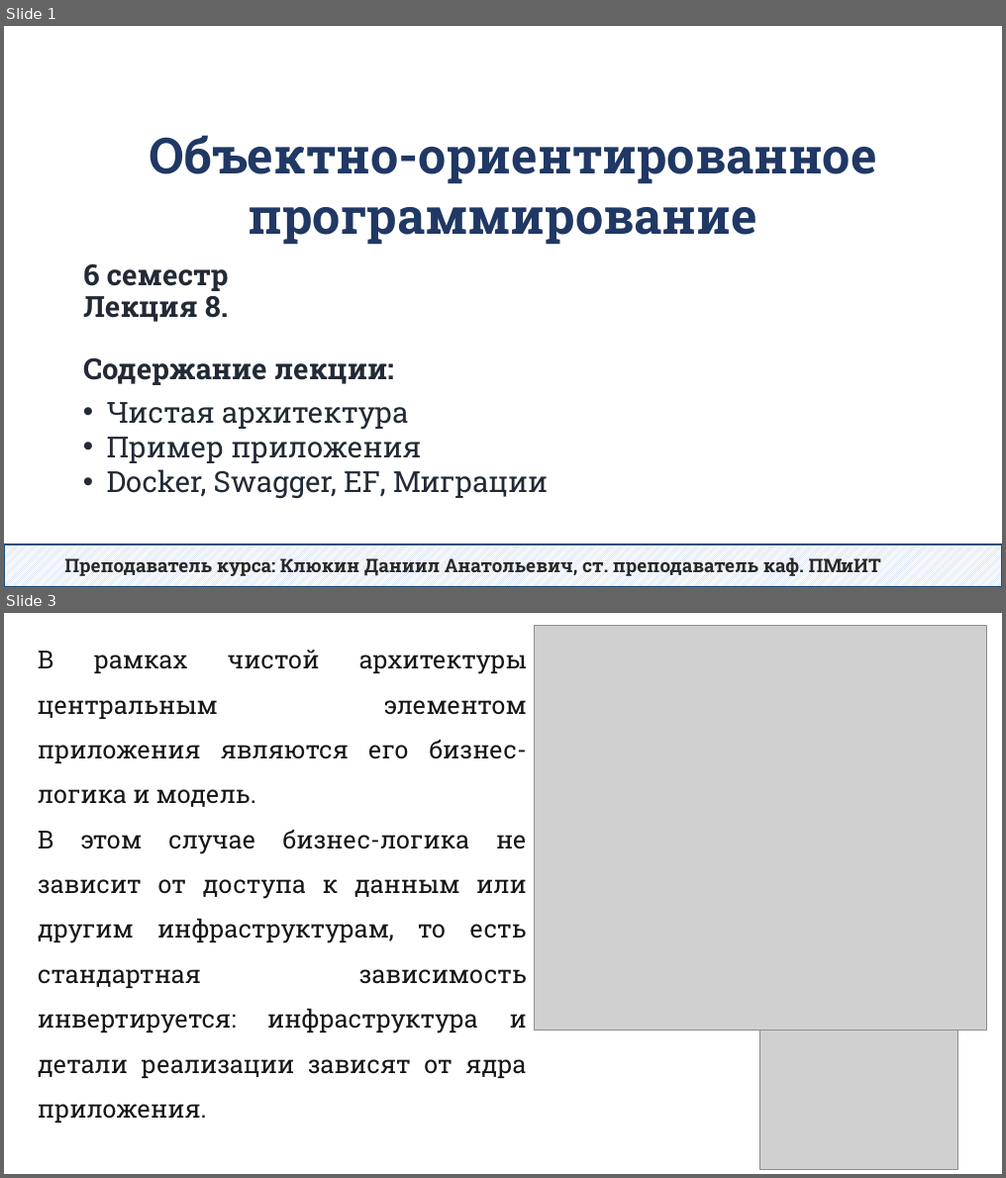
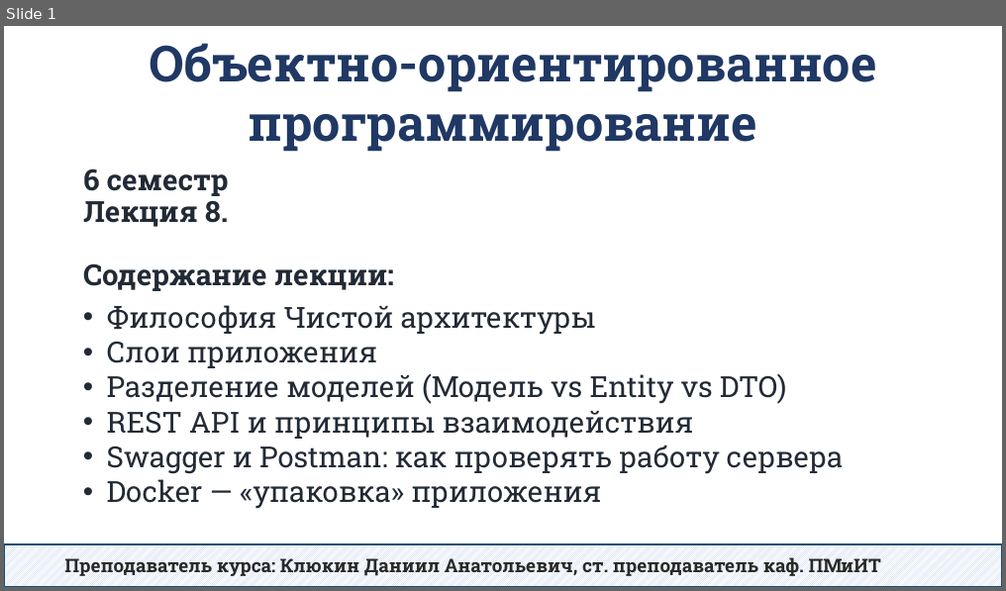
Before and after one commit to DaniilKlyukin/OOP-6, a slide deck: Лекции/ООП 2 лек 8.pptx. Shown one above the other, each under a label of ours: slides 1 and 3 before the commit, slide 1 after it; the slides between them are not shown. The pictures are 1006x1178 and 1006x591 pixels, drawn with LibreOffice and Linux fonts; fonts in the diff are those of the drawing; grey boxes stand for pictures. Boxes give left, top, right and bottom in pixels: in the first picture for what was removed or moved away, otherwise in the second. Text is boxed around its words. In the diff, an @@ line names an element or a change of style, - is before the commit and + after.

```diff
--- a/Лекции/ООП 2 лек 8.pptx
+++ b/Лекции/ООП 2 лек 8.pptx
@@ slide 3 removed at (x1=4, y1=613, x2=1002, y2=1174), background #FFFFFF @@
@@ picture removed at (x1=534, y1=626, x2=986, y2=1030) @@
@@ text removed at (x1=38, y1=650, x2=527, y2=1078) @@
-В рамках чистой архитектуры центральным элементом приложения являются его бизнес-логика и модель.
-В этом случае бизнес-логика не зависит от доступа к данным или другим инфраструктурам, то есть стандартная зависимость инвертируется: инфраструктура и детали реализации зависят от ядра приложения.
@@ picture removed at (x1=760, y1=1030, x2=958, y2=1170) @@
@@ slide 1 changed as well @@
@@ text "Объектно-ориентированное программирование" moved from (x1=149, y1=135, x2=876, y2=245) to (x1=149, y1=43, x2=876, y2=152) @@
@@ title "6 семестр Лекция 8. Содержание ..." moved from (x1=83, y1=264, x2=394, y2=385) to (x1=83, y1=169, x2=394, y2=291) @@
@@ text at (x1=107, y1=305, x2=843, y2=509): text changed @@
-• Чистая архитектура
-• Пример приложения
-• Docker, Swagger, EF, Миграции
+• Философия Чистой архитектуры
+• Слои приложения
+• Разделение моделей (Модель vs Entity vs DTO)
+• REST API и принципы взаимодействия
+• Swagger и Postman: как проверять работу сервера
+• Docker — «упаковка» приложения
```
Also in this commit, not shown: 1 other slide changed, 7 slides added, 84 other slides removed.
